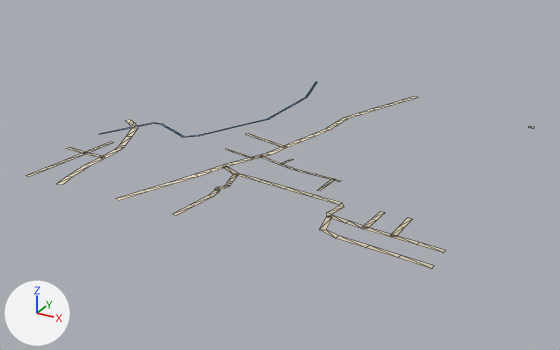
The glTF model public/assets/bengaluru-region-v1/tiles/t10_-35-l0.glb: old version first, new version second.
One viewpoint serves both versions: a 50 mm lens placed at (5675.0, -18082.0, 364.0), pointed at (5233.0, -17278.0, -38.0). Arrows for +X, +Y and +Z are at lower left; the lights stay in place. The older version comes first. Mesh edges are drawn as thin lines.

In view in the first picture: 'ground' and 1 more.
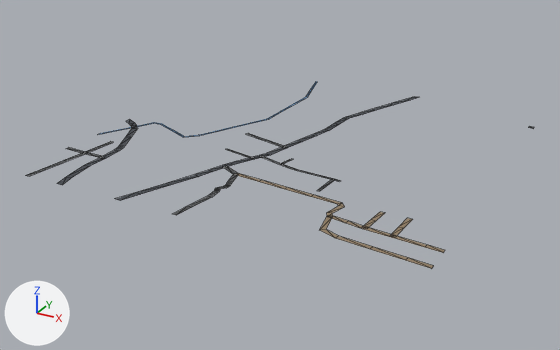
What differs and where, as boxes [x1, y1, x2, y2] in the pictures (560 x 350 px; the box of a moved part takes in the faces that stretch with it):
'ground', reshaped
    before: [26, 96, 534, 269]
    after: [26, 97, 534, 269]
part 1 of me_ground, moved or reshaped
    both: [311, 195, 445, 269]
part 2 of me_ground, moved or reshaped
    before: [374, 96, 419, 110]
    after: [374, 97, 419, 110]
part 3 of me_ground, moved or reshaped
    both: [116, 175, 224, 215]
part 4 of me_ground, moved or reshaped
    both: [26, 147, 86, 185]
part 5 of me_ground, recoloured
    both: [26, 97, 534, 269]

The change, as a list of edits to the scene's bpy script:
```text
Change me_ground:
    verts and faces of me_ground; kept vertices keep their numbers, new ones are numbered from 212
    remove me_ground.from_pydata(...)  # 212 vertices, 176 faces; spans x -2.0..500.0, y -1.0..501.0, z 1.0
    add me_ground.from_pydata(...)  # 212 vertices, 176 faces; spans x 0.0..500.0, y 0.0..500.0, z 1.0
    me_ground part 1
    add for i in [174, 175, 176]: verts[i] += (0.0, 0.0, 0.0)
    add verts[3] = (474.0, 33.0, 1.0)  # moved, pixel (408, 257)
    add verts[2] = (474.0, 27.0, 1.0)  # moved, pixel (405, 260)
    add verts[5] = (437.0, 36.0, 1.0)  # moved, pixel (372, 246)
    add verts[4] = (436.0, 30.0, 1.0)  # moved, pixel (369, 249)
    add verts[163] = (481.0, 65.0, 1.0)  # moved, pixel (427, 244)
    add verts[162] = (481.0, 59.0, 1.0)  # moved, pixel (424, 247)
    add verts[171] = (375.0, 78.0, 1.0)  # moved, pixel (332, 215)
    add verts[177] = (371.0, 111.0, 1.0)  # moved, pixel (342, 202)
    add verts[170] = (371.0, 73.0, 1.0)  # moved, pixel (327, 216)
    me_ground part 2
    add verts[34] = (320.0, 500.0, 1.0)  # moved, pixel (419, 97)
    add verts[35] = (311.0, 500.0, 1.0)  # moved, pixel (414, 96)
    add verts[37] = (305.0, 485.0, 1.0)  # moved, pixel (406, 98)
    add verts[36] = (313.0, 482.0, 1.0)  # moved, pixel (410, 100)
    add verts[39] = (292.0, 450.0, 1.0)  # moved, pixel (389, 103)
    add verts[38] = (299.0, 447.0, 1.0)  # moved, pixel (393, 105)
    me_ground part 3
    6 vertices are removed from x 150.0..236.0, y -1.0..33.0, z 1.0
    12 faces are deleted
    2 vertices move from x 176.0..183.0, y 62.0..65.0, z 1.0 to x 174.0..182.0, y 59.0..62.0, z 1.0
    6 vertices are added at (160.0, 26.0, 1.0), (167.0, 23.0, 1.0), (158.0, 0.0, 1.0), (149.0, 0.0, 1.0), (230.0, 24.0, 1.0), (236.0, 23.0, 1.0)
    12 new faces join them
    me_ground part 4
    add delete_vertices([206])  # with the faces that use them
    add delete_faces([(108, 109, 111), (108, 111, 110)])
    add verts[79] = (26.0, 23.0, 1.0)  # moved, pixel (45, 169)
    add verts[78] = (20.0, 24.0, 1.0)  # moved, pixel (42, 168)
    add verts[81] = (30.0, 55.0, 1.0)  # moved, pixel (66, 161)
    add verts[80] = (24.0, 55.0, 1.0)  # moved, pixel (63, 160)
    add verts[207] = (74.0, 0.0, 1.0)  # moved, pixel (62, 185)
    add verts[218] = (66.0, 0.0, 1.0)  # pixel (56, 183)
    add faces += [(108, 109, 110), (109, 111, 110), (205, 218, 207)]
    me_ground part 5: 161 kept faces spanning x 0.0..500.0, y 0.0..500.0, z 1.0 get new vertex colours; the middle colour goes from beige #d7c9ae to dark grey #535556
    other edits to the shape of me_ground do not show in these pictures
```
